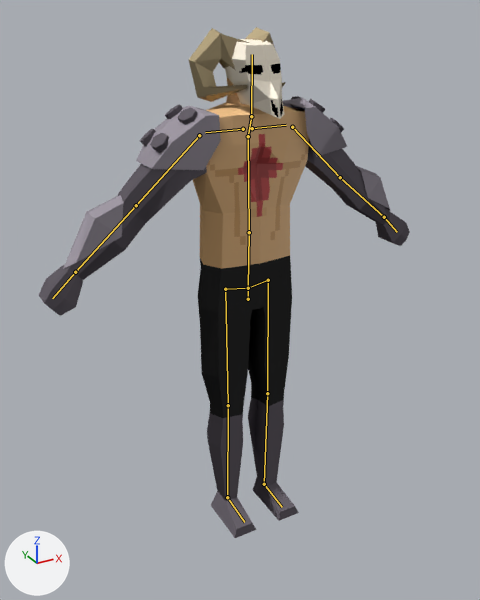
Renders of the Blender file meshes/enemies/bosses/Minotaur/minotaur.blend from each side of a commit.
One viewpoint serves both versions: a 50 mm camera at (-1.009, -1.748, 1.738) aimed at (-0.098, -0.091, 0.909). The lights are fixed; the arrows at lower left show +X, +Y and +Z. The bones that bend it are drawn over the model as lines.

Objects in the first picture: 'Character', 'Character.001', 'Character.002', 'Character.003', 'Character.004', 'horn.L', 'horn.R'.
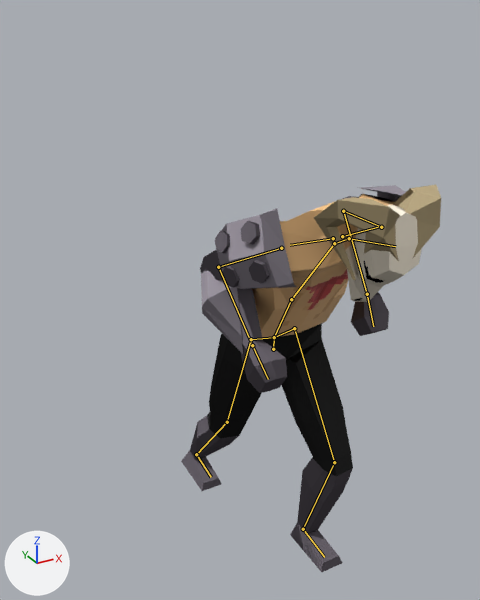
The newer file adds an action. The first version stands in its rest pose; the second is drawn at frame 1 of the action 'attack_end'.

The change in detail:
Bone 'hip' (bone_hip) moves from (0.0, 0.0, 0.0) to (-0.204, -0.133, 0.0).
Bone 'spine' (bone_spine) turns from (0, 0, 0) to (27, 0, 0) degrees about its own x, y and z.
Bone 'spine.001' (bone_spine_001) turns from (0, 0, 0) to (14, 0, 0) degrees about its own x, y and z.
Bone 'shoulder.L' (bone_shoulder_l) turns from (0, 0, 0) to (-2, 50, 3) degrees about its own x, y and z.
Bone 'upper_arm.L' (bone_upper_arm_l) turns from (0, 0, 0) to (6, -3, -28) degrees about its own x, y and z.
Bone 'forearm.L' (bone_forearm_l) moves from (0.0, 0.0, 0.0) to (0.009, 0.041, 0.079).
Bone 'forearm.L' (bone_forearm_l) turns from (0, 0, 0) to (117, -1, -13) degrees about its own x, y and z.
Bone 'shoulder.R' (bone_shoulder_r) turns from (0, 0, 0) to (-4, -30, -2) degrees about its own x, y and z.
Bone 'upper_arm.R' (bone_upper_arm_r) turns from (0, 0, 0) to (7, 1, 33) degrees about its own x, y and z.
Bone 'forearm.R' (bone_forearm_r) moves from (0.0, 0.0, 0.0) to (0.017, -0.064, -0.06).
Bone 'forearm.R' (bone_forearm_r) turns from (0, 0, 0) to (117, 2, 16) degrees about its own x, y and z.
Bone 'neck' (bone_neck) turns from (0, 0, 0) to (3, 0, 0) degrees about its own x, y and z.
Bone 'head' (bone_head) turns from (0, 0, 0) to (35, 0, 0) degrees about its own x, y and z.
Bone 'thigh.L' (bone_thigh_l) turns from (0, 0, 0) to (-33, 0, 0) degrees about its own x, y and z.
Bone 'shin.L' (bone_shin_l) turns from (0, 0, 0) to (53, 0, 0) degrees about its own x, y and z.
Bone 'foot.L' (bone_foot_l) turns from (0, 0, 0) to (-18, 0, 0) degrees about its own x, y and z.
Bone 'thigh.R' (bone_thigh_r) turns from (0, 0, 0) to (24, 0, 0) degrees about its own x, y and z.
Bone 'shin.R' (bone_shin_r) turns from (0, 0, 0) to (15, 0, 0) degrees about its own x, y and z.
Bone 'foot.R' (bone_foot_r) turns from (0, 0, 0) to (-35, 0, 0) degrees about its own x, y and z.

Changed parts and their boxes [x1, y1, x2, y2] in the pictures (480 x 600 px):
'Character', posed (35% narrower, 24% shorter): before [39, 39, 410, 538]; after [181, 194, 422, 572]
'Character.001', posed (22% taller): before [136, 104, 221, 170]; after [214, 208, 296, 289]
'horn.R', posed (40% wider, 12% taller): before [189, 28, 250, 102]; after [314, 197, 400, 280]
'Character.002', posed (30% narrower, 12% taller): before [63, 195, 123, 269]; after [201, 271, 243, 354]
'Character.003', posed: before [283, 96, 347, 157]; after [361, 185, 406, 201]
'horn.L', posed (17% wider, 23% taller): before [245, 27, 286, 87]; after [393, 185, 441, 259]
'Character.004', posed (not visible afterwards): before [356, 166, 390, 211]
bone 'hip', root to tip: before (248, 299) to (248, 288); after (273, 349) to (274, 337)
bone 'spine', root to tip: before (248, 288) to (249, 232); after (274, 337) to (291, 299)
bone 'spine.001', root to tip: before (249, 232) to (248, 136); after (291, 299) to (334, 243)
bone 'shoulder.L', root to tip: before (252, 128) to (286, 125); after (342, 236) to (378, 227)
bone 'upper_arm.L', root to tip: before (292, 127) to (340, 177); after (381, 227) to (343, 211)
bone 'forearm.L', root to tip: before (340, 177) to (384, 217); after (343, 211) to (367, 294)
bone 'shoulder.R', root to tip: before (243, 129) to (205, 132); after (333, 238) to (290, 245)
bone 'upper_arm.R', root to tip: before (199, 135) to (136, 205); after (281, 248) to (218, 267)
bone 'forearm.R', root to tip: before (136, 205) to (75, 272); after (218, 267) to (252, 345)
bone 'neck', root to tip: before (248, 136) to (251, 116); after (334, 243) to (349, 238)
bone 'head', root to tip: before (251, 116) to (252, 54); after (349, 238) to (395, 246)
bone 'thigh.L', root to tip: before (268, 280) to (267, 393); after (294, 328) to (334, 462)
bone 'shin.L', root to tip: before (267, 393) to (264, 484); after (334, 462) to (303, 529)
bone 'foot.L', root to tip: before (264, 484) to (282, 507); after (303, 529) to (324, 557)
bone 'thigh.R', root to tip: before (225, 289) to (228, 405); after (251, 339) to (227, 422)
bone 'shin.R', root to tip: before (228, 405) to (227, 497); after (227, 422) to (196, 454)
bone 'foot.R', root to tip: before (227, 497) to (244, 522); after (196, 454) to (211, 477)
